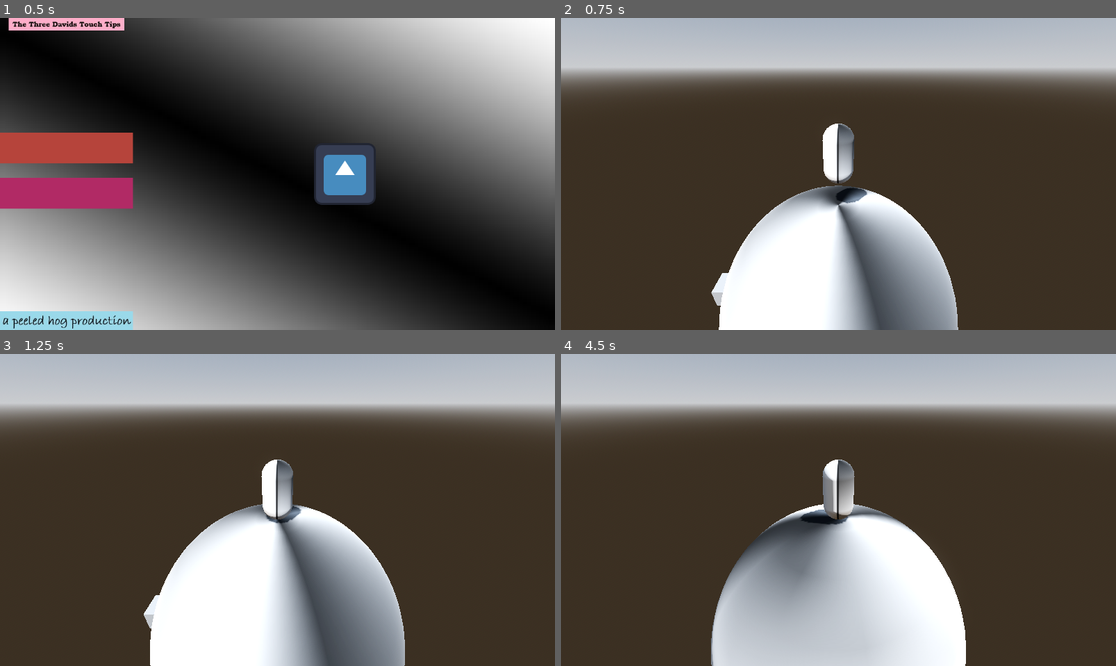
Above: before the commit, frames 1-4 (two rows, left to right).
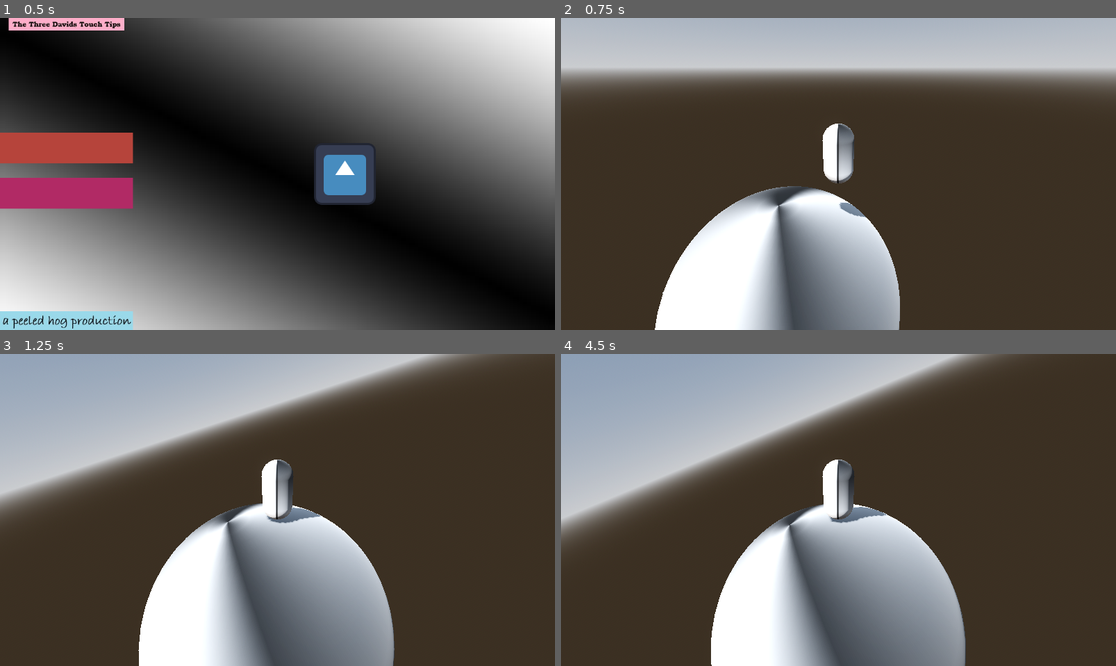
Above: after the commit, the same moments.

Repository: boner-cmd/effective-octo-pancake
Game: Godot game, scene res://Scenes/TitleScreen.tscn
Same seed, same stepped clock (60 frames per second), same inputs: the game is played once before the commit and once after it. The engine's default icon, where the game draws it, is replaced by a stand-in: a white triangle on a blue panel in a dark square.
Inputs (mouse positions are in pixels of both pictures, inside the frame that each line leads up to):
- Up to frame 1 (0.5 s): no input
- Up to frame 2 (0.75 s): click (627, 149) at 0.5 s
- Up to frame 3 (1.25 s): no input
- Up to frame 4 (4.5 s): hold D (right) 1.28-2.03 s; hold Space (jump) 1.28-2.03 s; hold S (down) 2.03-2.78 s; tap Space (jump) at 2.1, 2.27, 2.57, 3.6, 3.77, 4.07 s; hold D (right) 2.78-3.53 s; hold Space (jump) 2.78-3.53 s; tap Enter at 3.5 s; hold W (up) 3.53-4.28 s; hold A (left) from 4.28 s (still down); hold Space (jump) from 4.28 s (still down)

Frame 1 is identical in both runs. In frame 2, 18% of the frame differs, in the area x 16-72%, y 53-100%; in frame 3, 36%; in frame 4, 45%, in the area x 0-100%, y 0-100%.

Commit message:
more unfucking for player controller

Diff:
--- a/Character Scenes/character_body_3d.gd
+++ b/Character Scenes/character_body_3d.gd
@@ -12,7 +12,6 @@
 
 
 func grav_calc():
-
 	if planet:
 		grav_vector = planet.position - position
 		player_vector = position - planet.position
@@ -26,17 +25,7 @@
 	xform.basis.x = -xform.basis.z.cross(floor_normal)
 	xform.basis = xform.basis.orthonormalized()
 
-
-
 func _physics_process(delta: float) -> void:
-
-	#doesn't work
-	var raw_input := Input.get_vector("left", "right", "up", "down")
-	var forward :=  Vector3.FORWARD
-	var right := Vector3.RIGHT
-	var move_direction := forward * raw_input.y + right * raw_input.x
-	move_direction.y = 0.0
-	move_direction = move_direction.normalized()
 
 	# Add the gravity.
 	grav_calc()
@@ -46,23 +35,4 @@
 		align_with_floor($RayCast3D.get_collision_normal())
 		global_transform = global_transform.interpolate_with(xform, 0.1)
 
-
-
-	if move_direction.length() > 0.02:
-		last_movement_direction = move_direction
-	var target_angle = Vector3.FORWARD.signed_angle_to(last_movement_direction, Vector3.UP)
-	global_rotation.y = lerp_angle(global_rotation.y, -target_angle, 10*delta)
-
-
-	var y_velocity := velocity.y
-	velocity.y = 0.0
-	velocity = velocity.move_toward(move_direction, delta)
-	velocity.y = y_velocity + gravity_strength * delta
-
-	#doesn't work
-	var is_starting_jump := Input.is_action_pressed("jump") and is_on_floor()
-	if is_starting_jump:
-		velocity += velocity * jump_impulse
-
-
 	move_and_slide()
--- a/Scenes/test_node.tscn
+++ b/Scenes/test_node.tscn
@@ -50,7 +50,7 @@
 environment = SubResource("Environment_ylgs7")
 
 [node name="PlayerCharacter" parent="." unique_id=700328766 node_paths=PackedStringArray("planet") instance=ExtResource("2_ylgs7")]
-transform = Transform3D(1, 0, 0, 0, 1, 0, 0, 0, 1, 0, 7.136212, 0)
+transform = Transform3D(1, 0, 0, 0, 1, 0, 0, 0, 1, -2.6285563, 7.136212, 0)
 collision_mask = 1
 planet = NodePath("../TestPlanet")
 
